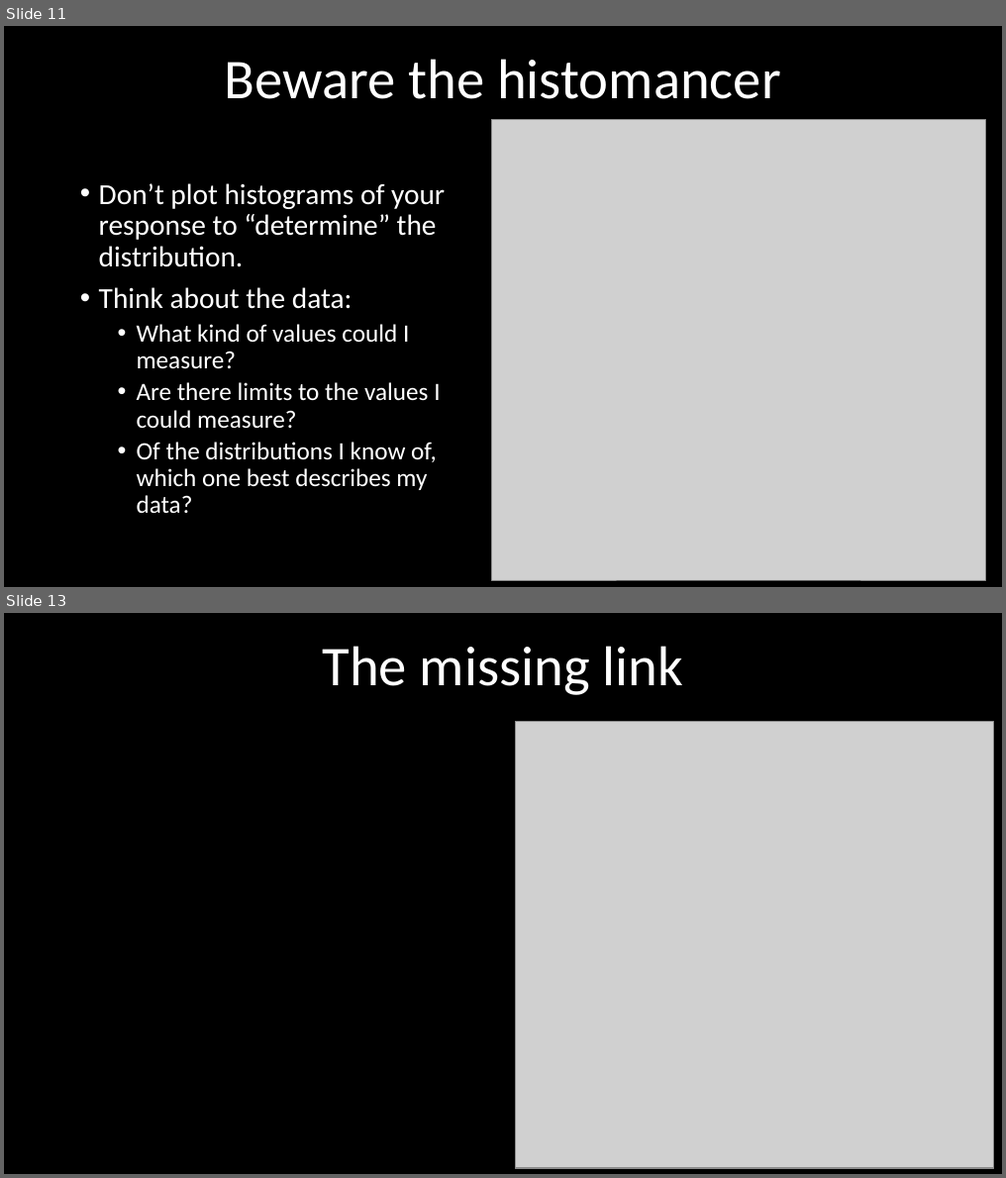
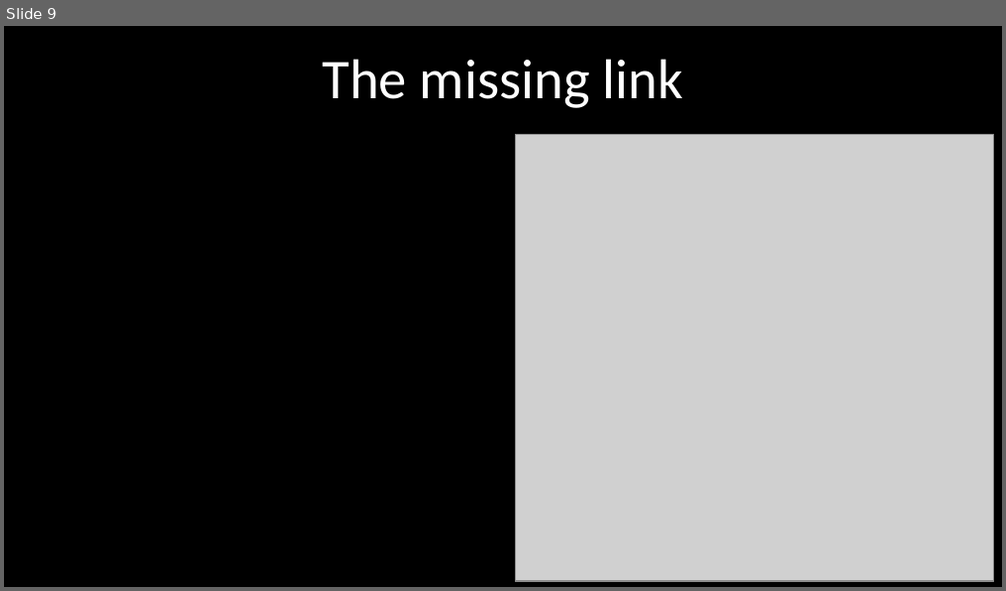
Before and after one commit to DeonRoos/stats-for-biologists, a slide deck: Lectures/Lecture 10.1 GLMs.pptx. Shown one above the other, each under a label of ours: slides 11 and 13 before the commit, slide 9 after it; the slides between them are not shown. The pictures are 1006x1178 and 1006x591 pixels, drawn with LibreOffice and Linux fonts; fonts in the diff are those of the drawing; grey boxes stand for pictures. Boxes give left, top, right and bottom in pixels: in the first picture for what was removed or moved away, otherwise in the second. Text is boxed around its words. In the diff, an @@ line names an element or a change of style, - is before the commit and + after.

```diff
--- a/Lectures/Lecture 10.1 GLMs.pptx
+++ b/Lectures/Lecture 10.1 GLMs.pptx
@@ slide 11 removed at bbox=[4, 26, 1002, 587], background #000000 @@
@@ title removed at bbox=[225, 59, 781, 99] @@
-Beware the histomancer
@@ picture removed at bbox=[491, 120, 985, 580] @@
@@ text removed at bbox=[99, 183, 445, 513] @@
-• Don’t plot histograms of your response to “determine” the distribution.
-• Think about the data:
-  • What kind of values could I measure?
-  • Are there limits to the values I could measure?
-  • Of the distributions I know of, which one best describes my data?
@@ group removed at bbox=[576, 276, 906, 531]: 4 pictures @@
@@ what was slide 13 is now slide 9 @@
```
Also in this commit, not shown: 1 slide changed, 2 slides added, 13 other slides removed, 10 other files.
